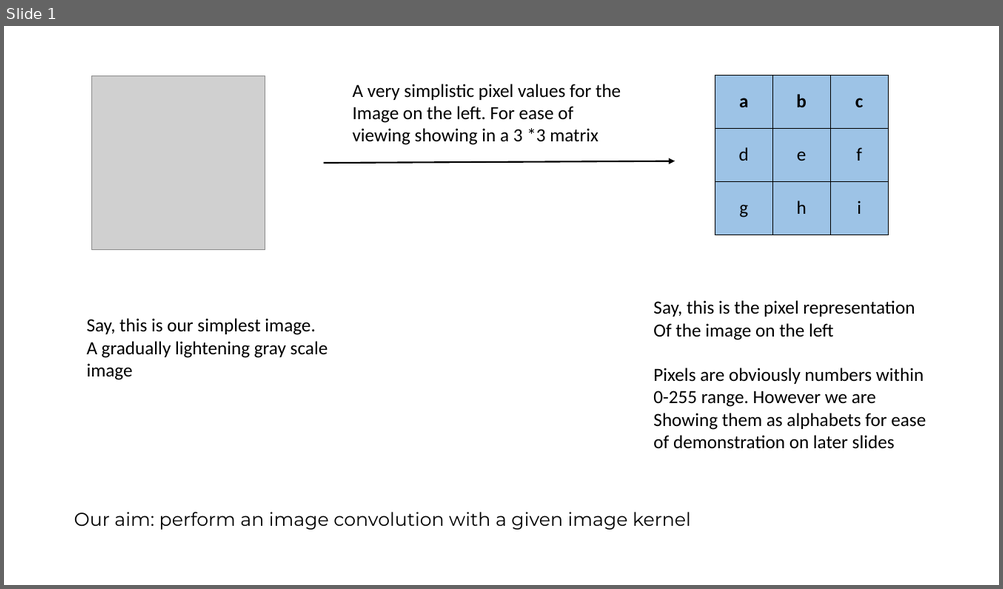
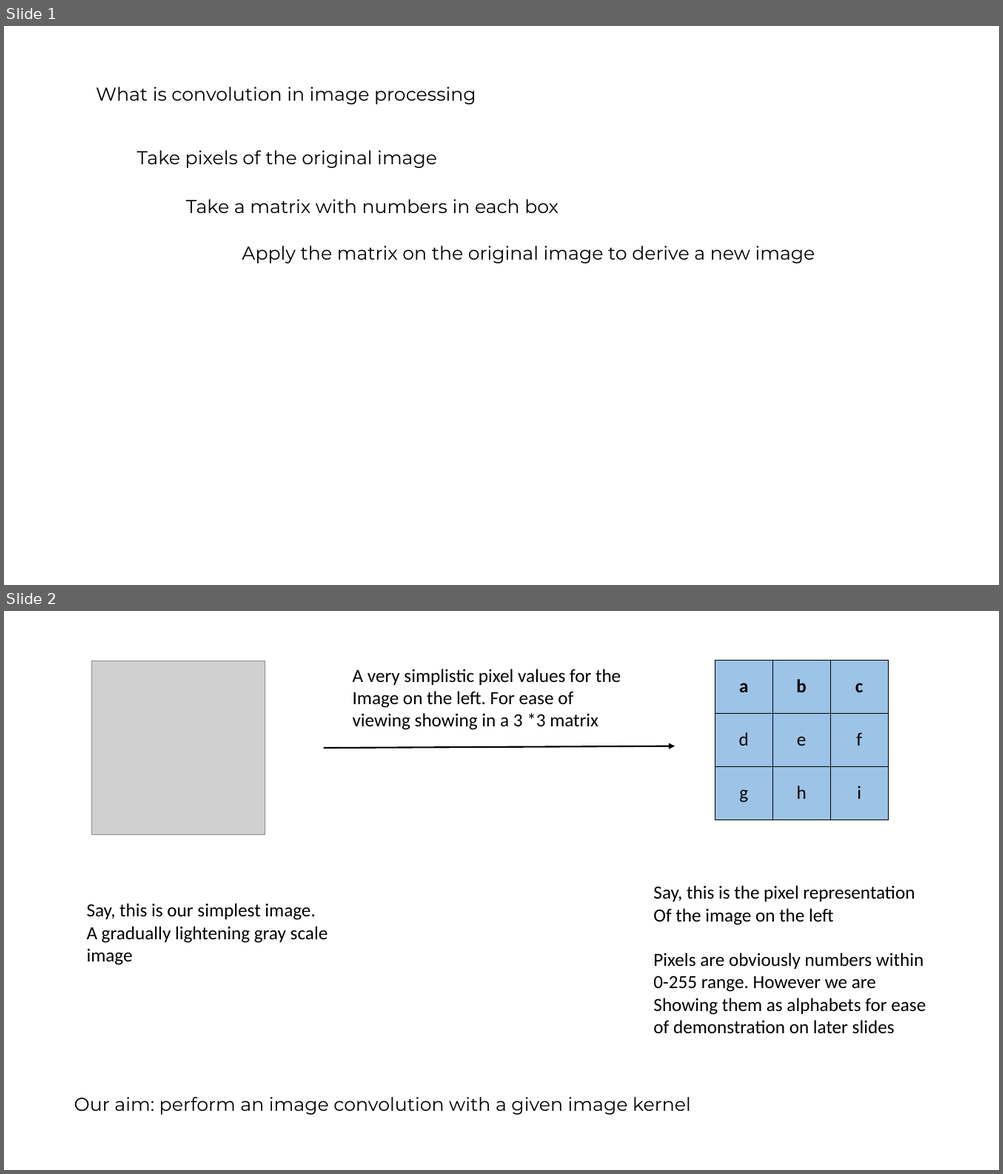
Before and after one commit to in-tandem/real_world_use_cases_1, a slide deck: images_playground/Convolution.pptx. Shown one above the other, each under a label of ours: slide 1 before the commit, slides 1 and 2 after it. The pictures are 1003x589 and 1003x1174 pixels, drawn with LibreOffice and Linux fonts; fonts in the diff are those of the drawing; grey boxes stand for pictures. Boxes give left, top, right and bottom in pixels: in the first picture for what was removed or moved away, otherwise in the second. Text is boxed around its words. In the diff, an @@ line names an element or a change of style, - is before the commit and + after.

```diff
--- a/images_playground/Convolution.pptx
+++ b/images_playground/Convolution.pptx
@@ slide 1 added at (4,26,999,585), background #FFFFFF @@
@@ text added at (96,87,476,104), 18 pt, text #000000 @@
+What is convolution in image processing
@@ text added at (137,150,437,168), 18 pt, text #000000 @@
+Take pixels of the original image
@@ text added at (186,199,558,213), 18 pt, text #000000 @@
+Take a matrix with numbers in each box
@@ text added at (242,246,815,264), 18 pt, text #000000 @@
+Apply the matrix on the original image to derive a new image
@@ what was slide 1 is now slide 2 @@
```
Also in this commit, not shown: 1 other file.
